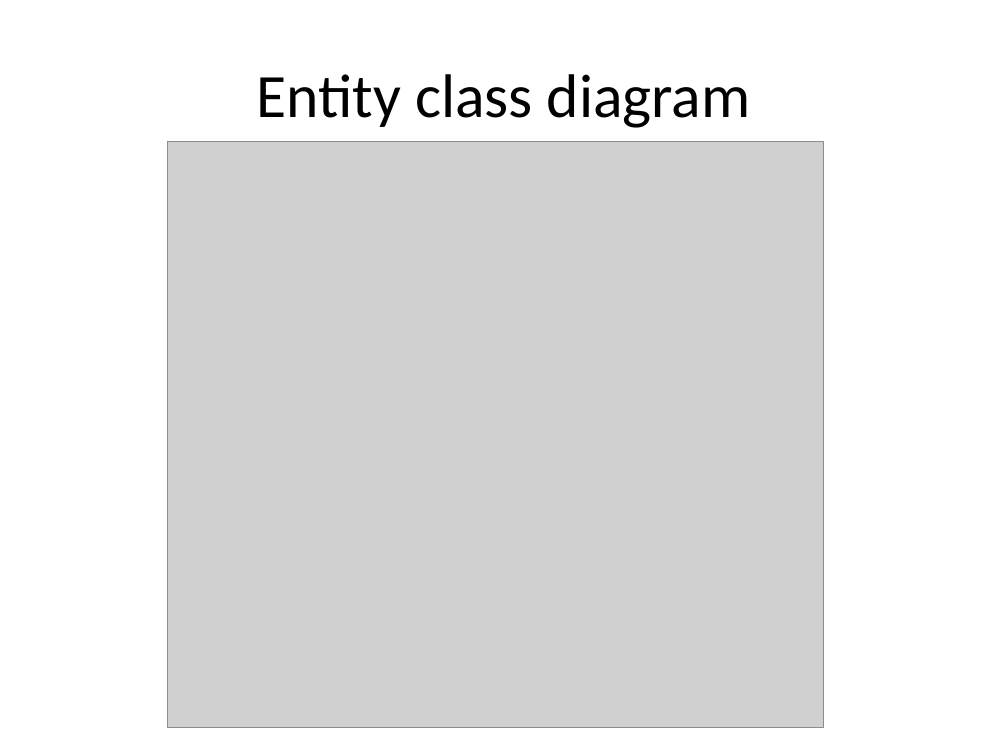
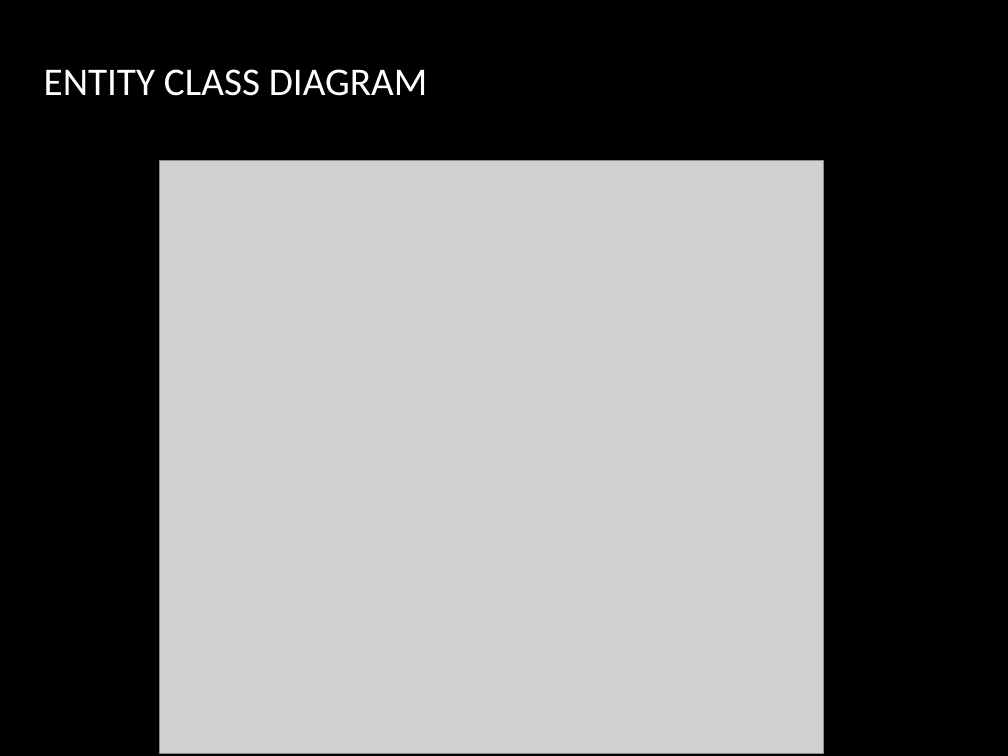
Before and after one commit to hmtri92/final-project, a slide deck: slide 6 of document/slide.pptx. Drawn at 1008x756 pixels with LibreOffice and Linux fonts; fonts in the diff are those of the drawing; grey boxes stand for pictures; background and template pictures are left out. Boxes give left, top, right and bottom in pixels: in the first picture for what was removed or moved away, otherwise in the second. Text is boxed around its words. In the diff, an @@ line names an element or a change of style, - is before the commit and + after.

```diff
--- a/document/slide.pptx
+++ b/document/slide.pptx
@@ background #FFFFFF to picture (left out) @@
@@ title at [44, 69, 427, 96]: text changed; size 44 to 28 pt; text colour #000000 to #FFFFFF @@
-Entity class diagram
+ENTITY CLASS DIAGRAM
@@ picture: place and size @@
-picture at [168, 142, 824, 728]
+picture at [159, 160, 823, 753]
```
Also in this commit, not shown: 7 other slides changed.
